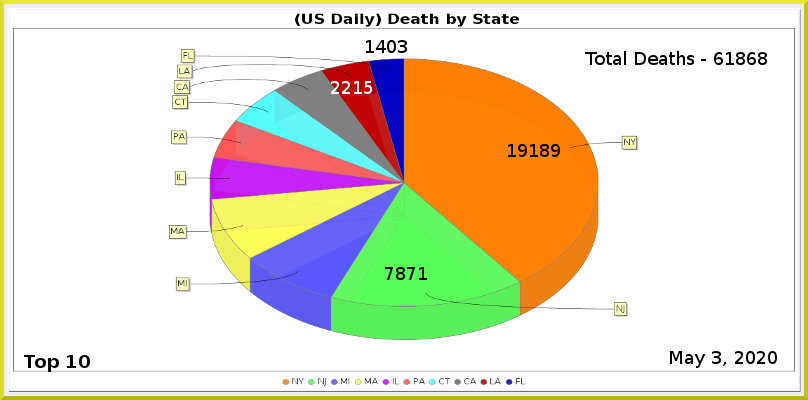
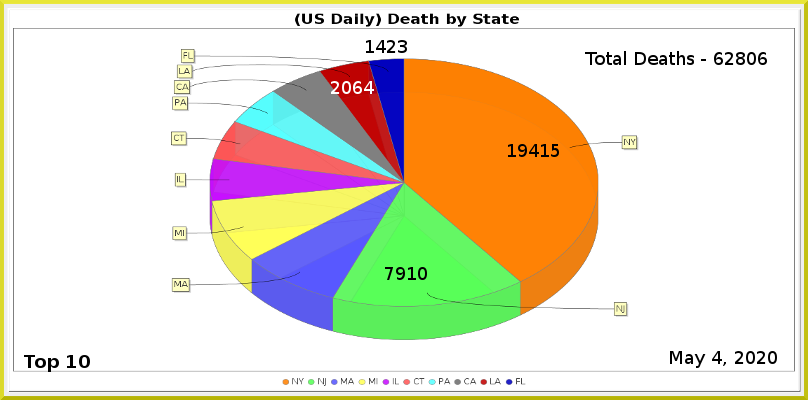
Two versions of the same layered image (w=808, h=400). Layer-by-layer changes:
painted on "Least" over [387, 40, 396, 53]
painted on "LA" over [342, 81, 374, 94]
painted on "NJ" over [396, 267, 427, 280]
painted on "NY" over [529, 144, 560, 157]
renamed "Total Deaths - 61868" to "Total Deaths - 62806", painted on it over [725, 52, 767, 65]
painted on "Current Date" over [712, 351, 722, 364]
painted on "Death_by_State.png" over [169, 50, 638, 385]
